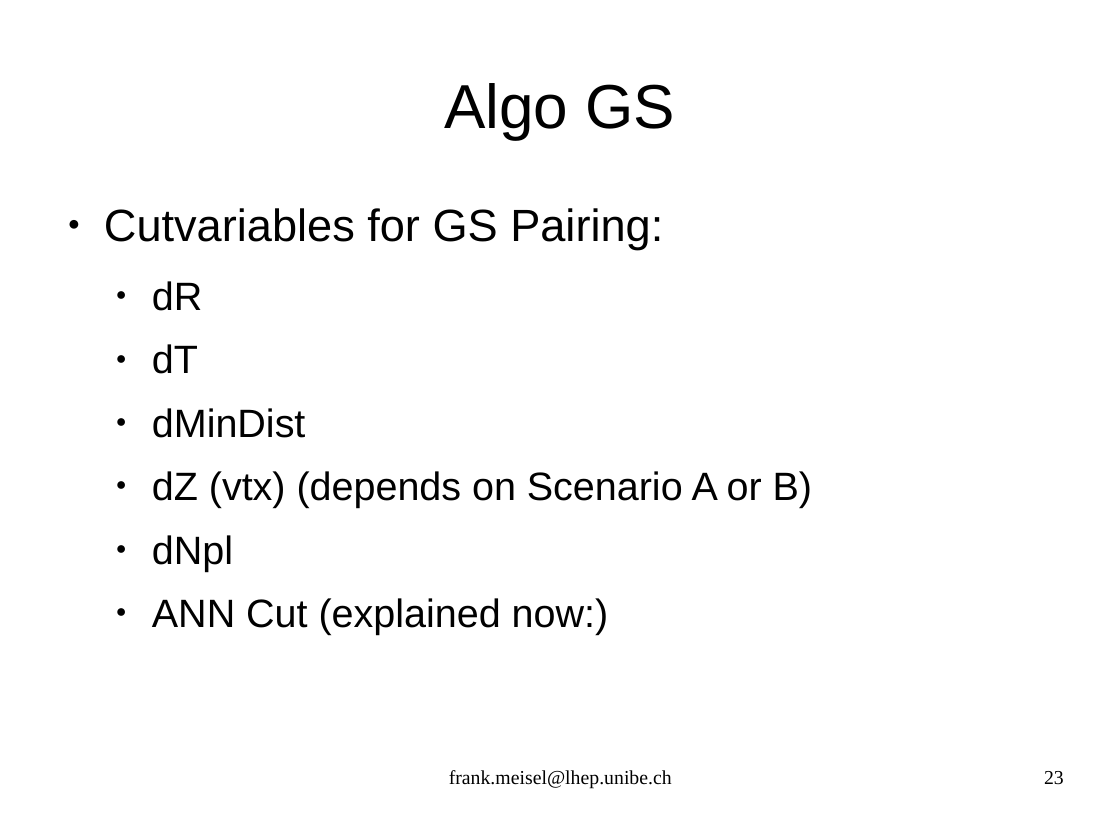
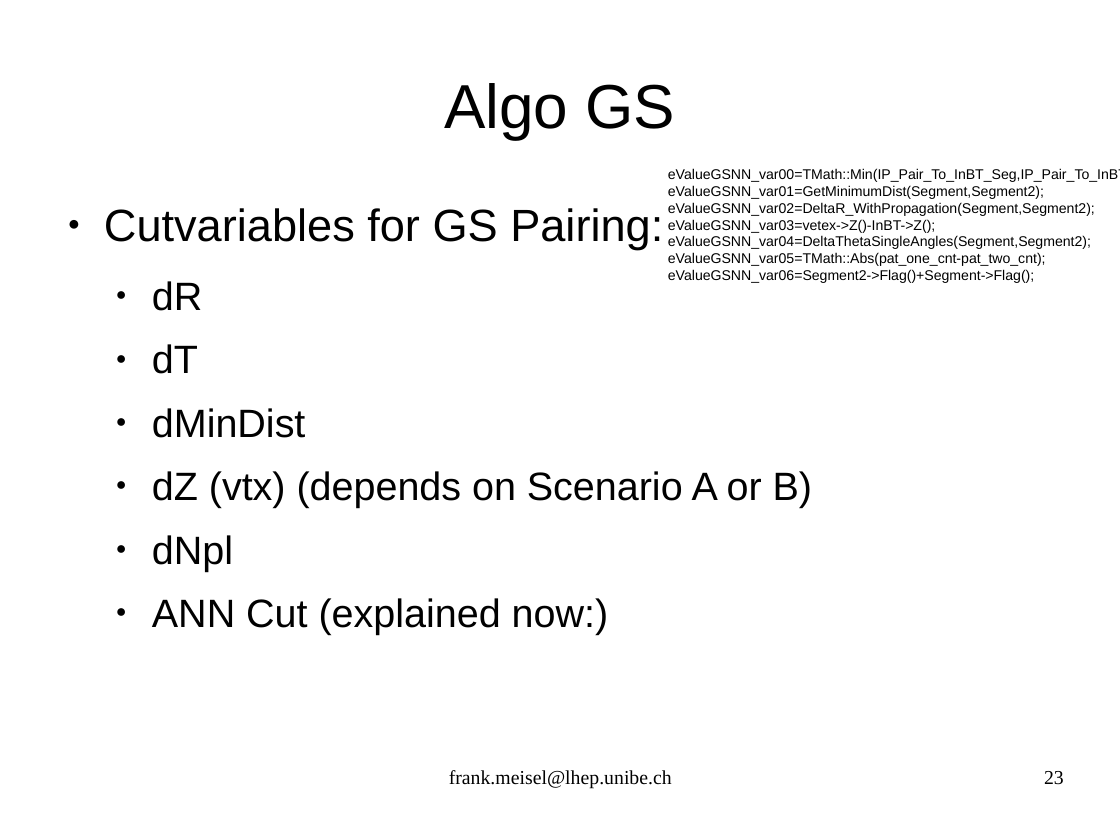
Before and after one commit to antonioiuliano2/fedra, a slide deck: slide 23 of src/libShower/documentation/libShowerMANUAL.odp. Drawn at 1120x840 pixels with LibreOffice and Linux fonts; fonts in the diff are those of the drawing. Boxes give left, top, right and bottom in pixels: in the first picture for what was removed or moved away, otherwise in the second. Text is boxed around its words. In the diff, an @@ line names an element or a change of style, - is before the commit and + after.

```diff
--- a/src/libShower/documentation/libShowerMANUAL.odp
+++ b/src/libShower/documentation/libShowerMANUAL.odp
@@ text added at <box>668,168,1120,283</box>, 10 pt, text #000000 @@
+eValueGSNN_var00=TMath::Min(IP_Pair_To_InBT_Seg,IP_Pair_To_InBT_Seg2);
+eValueGSNN_var01=GetMinimumDist(Segment,Segment2);
+eValueGSNN_var02=DeltaR_WithPropagation(Segment,Segment2);
+eValueGSNN_var03=vetex->Z()-InBT->Z();
+eValueGSNN_var04=DeltaThetaSingleAngles(Segment,Segment2);
+eValueGSNN_var05=TMath::Abs(pat_one_cnt-pat_two_cnt);
+eValueGSNN_var06=Segment2->Flag()+Segment->Flag();
```
Also in this commit, not shown: 4 other files.
